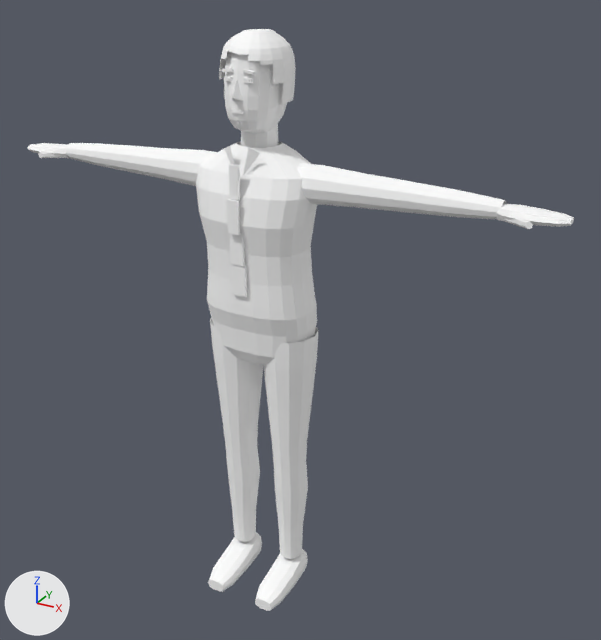
The glTF model public/models/extra-man-1.glb, before and after one commit.
The view is the same before and after, from a 50 mm lens placed at (1.234, -1.997, 1.982), pointed at (0.105, 0.056, 0.956). The lights are fixed; the arrows at lower left show +X, +Y and +Z. The older version comes first. Vertices at exactly the same position are counted once.

Objects in the first picture: 'extra-man-1-body'.
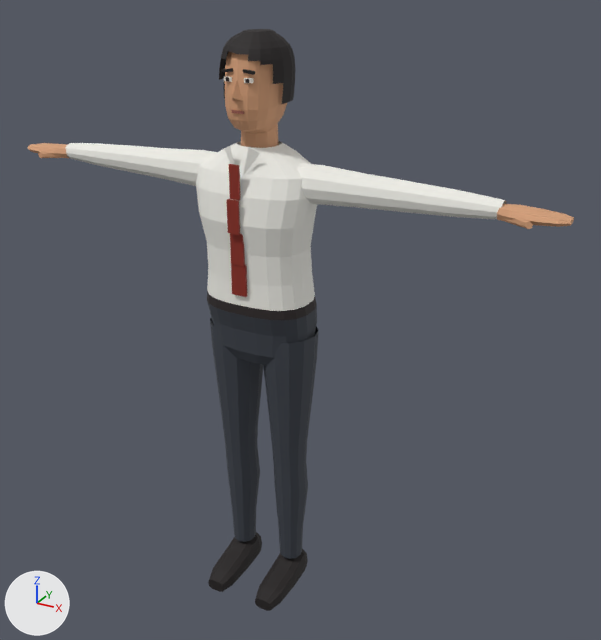
Changed parts and their boxes [x1, y1, x2, y2] in the pictures (601 x 640 px):
part 1 of me_extra_man_1_body, recoloured: [66, 76, 507, 311] in both
part 2 of me_extra_man_1_body, recoloured: [207, 29, 317, 611] in both
part 3 of me_extra_man_1_body, recoloured: [28, 52, 574, 229] in both
part 4 of me_extra_man_1_body, recoloured (white to dark grey): [207, 110, 318, 559] in both

Patch to the scene script:
```diff
--- a/public/models/extra-man-1.glb.py
+++ b/public/models/extra-man-1.glb.py
@@ me_extra_man_1_body @@
 me_extra_man_1_body.from_pydata(...)  # 1337 vertices, 2369 faces; spans x -0.88..0.88, y -0.18..0.12, z 0.0..1.8
 # used by ob_extra_man_1_body; location = (0.0, 0.0, 0.0)
+# me_extra_man_1_body part 1: 642 faces centred in x -0.7..0.7, y -0.13..0.11, z 1.07..1.69 are repainted in the vertex colours; the middle colour goes from white #ffffff to white #f0efe8
+# me_extra_man_1_body part 2: 646 faces centred in x -0.17..0.17, y -0.18..0.12, z 0.0..1.8 are repainted in the vertex colours; the middle colour goes from white #ffffff to black #1c1616
+# me_extra_man_1_body part 3: 595 faces centred in x -0.88..0.88, y -0.11..0.1, z 1.38..1.78 are repainted in the vertex colours; the middle colour goes from white #ffffff to beige #d6a079
+# me_extra_man_1_body part 4: 486 faces centred in x -0.17..0.17, y -0.11..0.12, z 0.14..1.6 are repainted in the vertex colours; the middle colour goes from white #ffffff to dark grey #3b4049
 me_extra_man_1_body.materials.append(mat_extra_man_1_mat)
```
